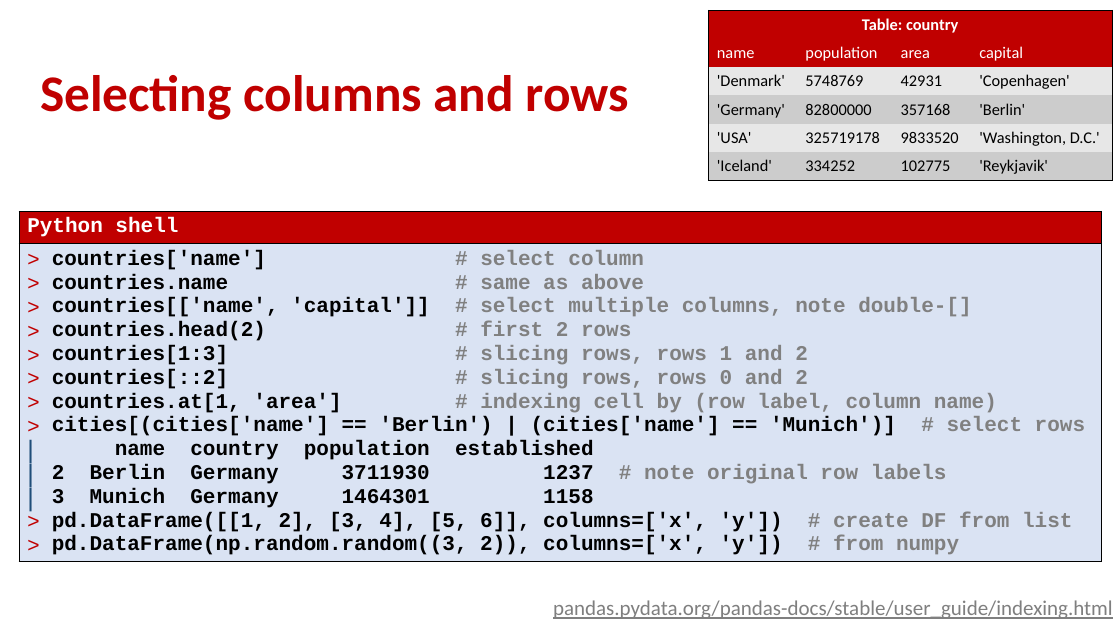
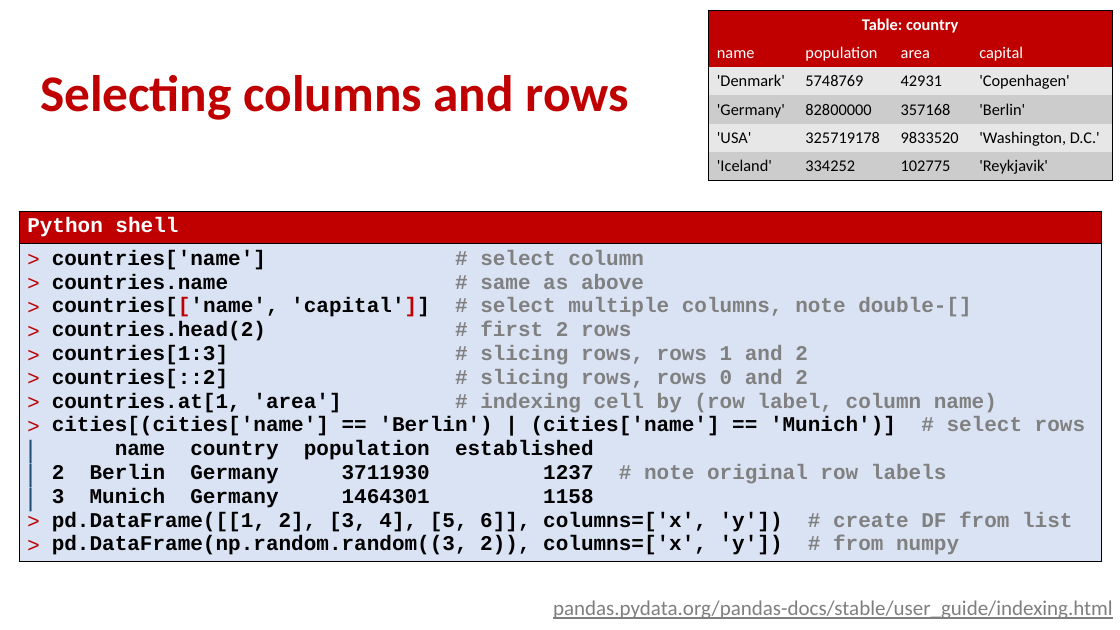
Before and after one commit to gsbrodal/gsbrodal.github.io, a slide deck: slide 12 of ipsa/slides/pandas.pptx. Drawn at 1120x630 pixels with LibreOffice and Linux fonts; fonts in the diff are those of the drawing. Boxes give left, top, right and bottom in pixels: in the first picture for what was removed or moved away, otherwise in the second. Text is boxed around its words. In the diff, an @@ line names an element or a change of style, - is before the commit and + after.

```diff
--- a/ipsa/slides/pandas.pptx
+++ b/ipsa/slides/pandas.pptx
@@ table at (x1=18, y1=211, x2=1101, y2=581) @@
@@ text colour #000000 to #C00000 in "countries[['name', 'capital']]" @@
```
Also in this commit, not shown: 6 other slides changed, 8 other files.
